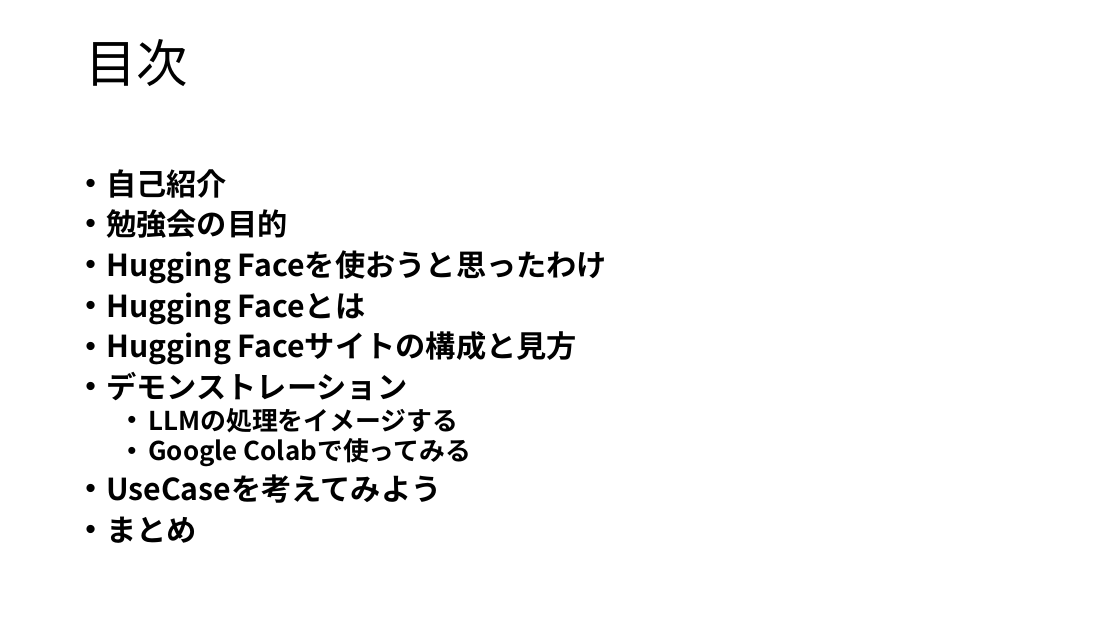
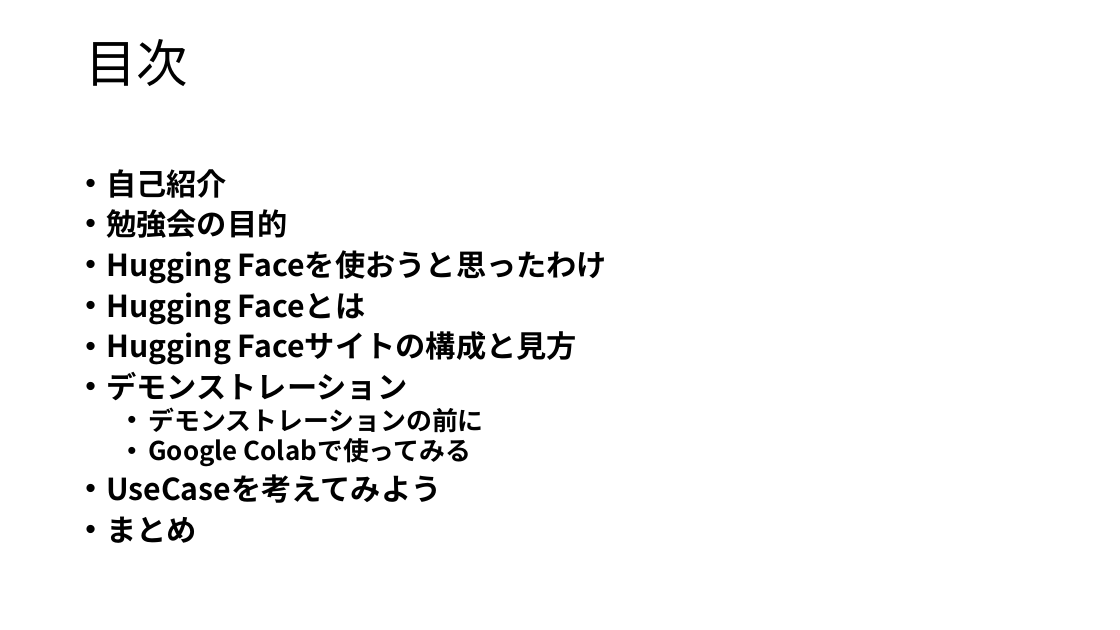
Before and after one commit to ikedachin/study_huggingface, a slide deck: slide 2 of huggingface 発表資料.pptx. Drawn at 1120x630 pixels with LibreOffice and Linux fonts; fonts in the diff are those of the drawing; background and template pictures are left out. Boxes give left, top, right and bottom in pixels: in the first picture for what was removed or moved away, otherwise in the second. Text is boxed around its words. In the diff, an @@ line names an element or a change of style, - is before the commit and + after.

```diff
--- a/huggingface 発表資料.pptx
+++ b/huggingface 発表資料.pptx
@@ text at (148,407,484,433): text changed @@
-  • LLMの処理をイメージする
+  • デモンストレーションの前に
```
Also in this commit, not shown: 5 other slides changed, 2 slides added, 1 slide removed, 2 other files.
